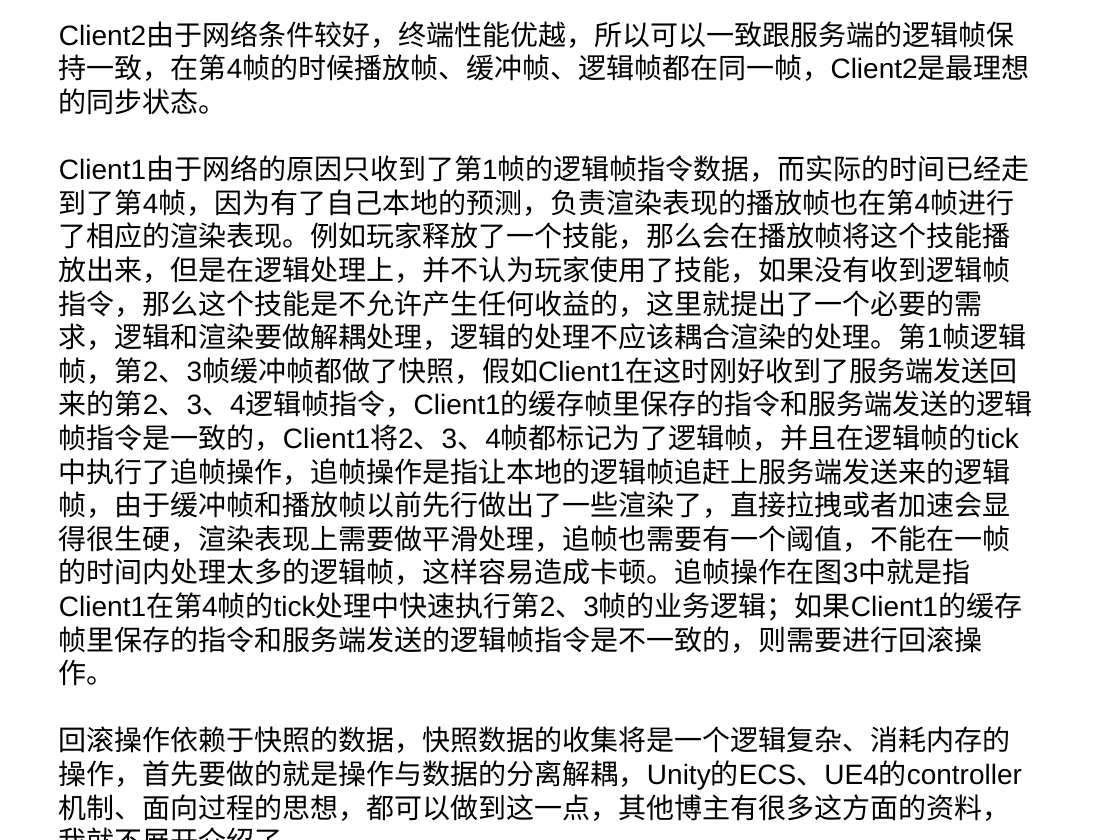
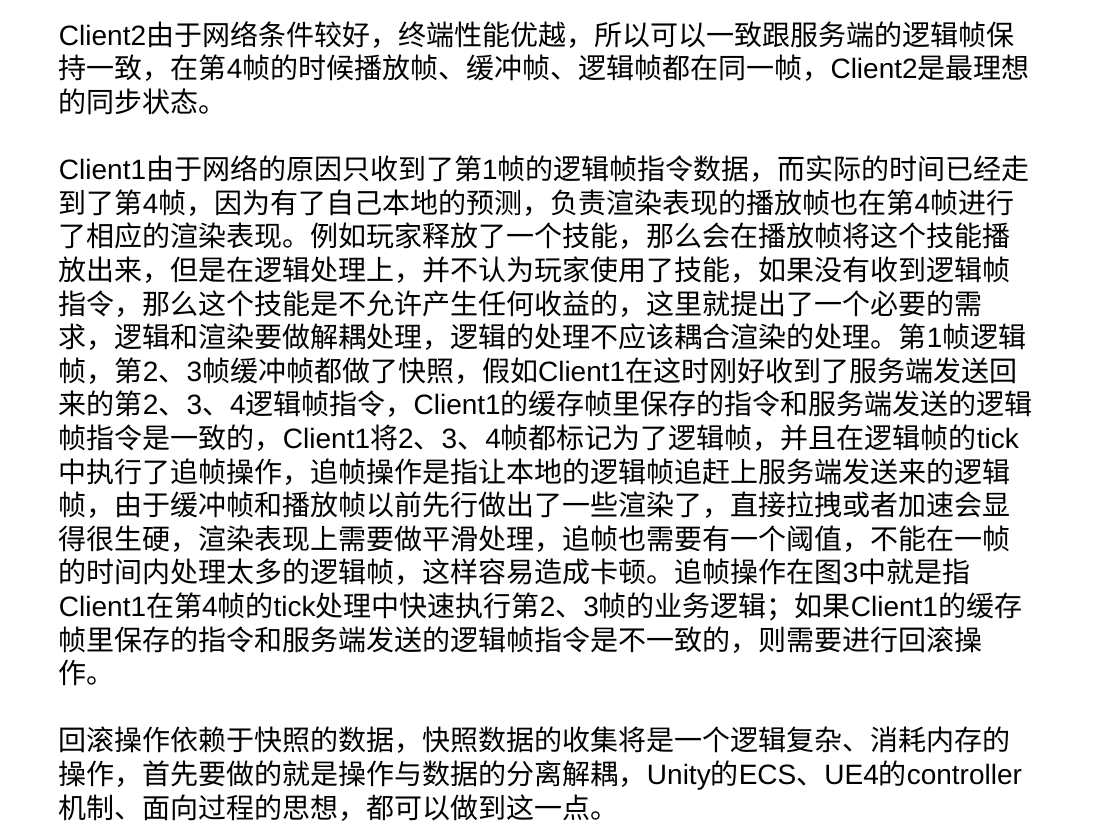
Before and after one commit to cyk88888888/LockStep-StateSynchronization, a slide deck: slide 9 of 浅析帧同步和状态同步.ppt (slide 8 before the commit). Drawn at 1120x840 pixels with LibreOffice and Linux fonts; fonts in the diff are those of the drawing. Boxes give left, top, right and bottom in pixels: in the first picture for what was removed or moved away, otherwise in the second. Text is boxed around its words. In the diff, an @@ line names an element or a change of style, - is before the commit and + after.

```diff
--- a/浅析帧同步和状态同步.ppt
+++ b/浅析帧同步和状态同步.ppt
@@ text at [59, 726, 1022, 821]: text changed @@
-回滚操作依赖于快照的数据，快照数据的收集将是一个逻辑复杂、消耗内存的操作，首先要做的就是操作与数据的分离解耦，Unity的ECS、UE4的controller机制、面向过程的思想，都可以做到这一点，其他博主有很多这方面的资料，我就不展开介绍了。
+回滚操作依赖于快照的数据，快照数据的收集将是一个逻辑复杂、消耗内存的操作，首先要做的就是操作与数据的分离解耦，Unity的ECS、UE4的controller机制、面向过程的思想，都可以做到这一点。
```
Also in this commit, not shown: 1 other slide changed, 1 slide added, 1 other file.
